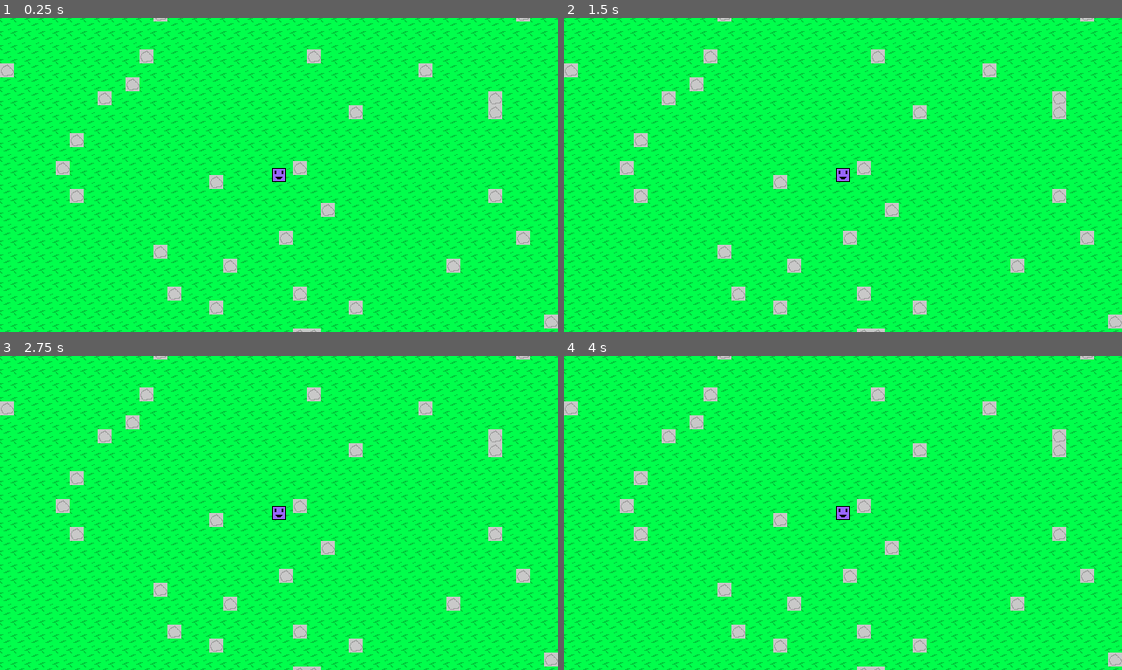
Above: before the commit, frames 1-4 (two rows, left to right).
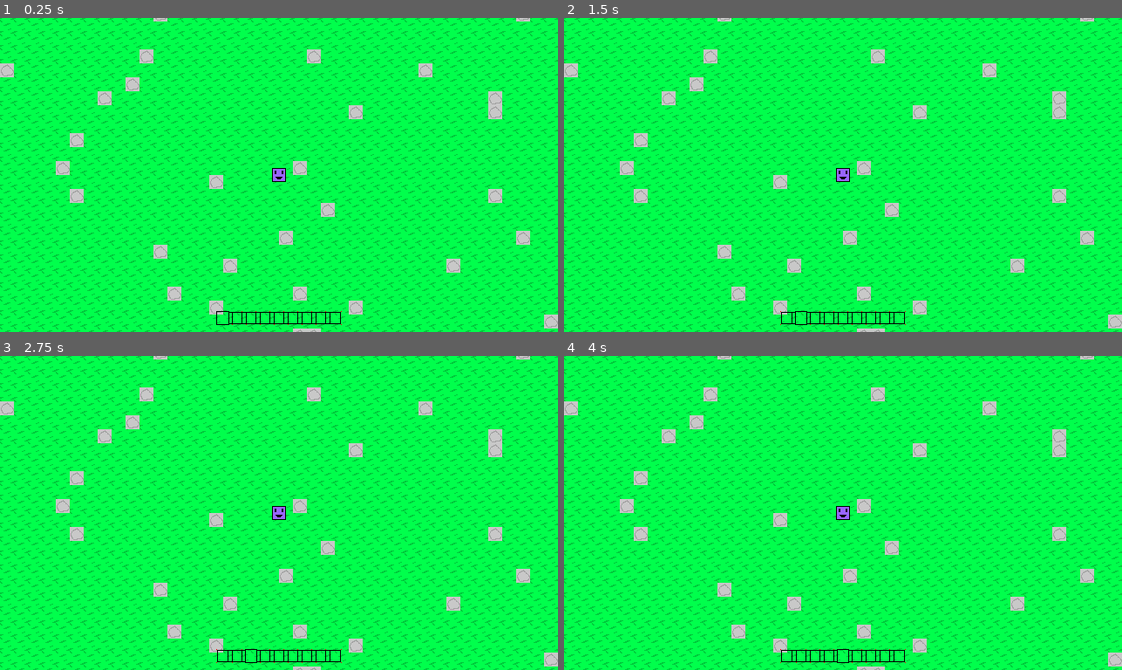
Above: after the commit, the same moments.

Repository: Pokebrouserkat/world
Game: Godot game, scene res://world.tscn
The game is run twice, just before and just after one commit, with the same random seed, the same clock (stepped at 60 frames per second) and the same inputs.
Inputs (mouse positions are in pixels of both pictures, inside the frame that each line leads up to):
- Up to frame 1 (0.25 s): no input
- Up to frame 2 (1.5 s): click (787, 319) at 0.52 s; click (798, 319) at 1.27 s
- Up to frame 3 (2.75 s): click (251, 657) at 2.02 s
- Up to frame 4 (4 s): click (831, 657) at 2.77 s; click (843, 657) at 3.52 s

The runs differ from the first frame. In frame 1, 0.2% of the frame differs, in the area x 38-62%, y 93-98%; in frame 2, 0.2%; in frame 3, 0.2%; in frame 4, 0.2%.

Commit message:
Add hotbar UI with slot selection
9-slot hotbar using leftbox/midbox/rightbox sprites with "on" variants
for selection. Select slots with keys 1-9, or cycle with -/+ keys.

🤖 Generated with [Claude Code](https://claude.com/claude-code)

Co-Authored-By: Claude <noreply@anthropic.com>

Diff:
--- /dev/null
+++ b/hotbar.gd
@@ -0,0 +1,75 @@
+extends HBoxContainer
+
+signal slot_selected(index: int)
+
+@export var slot_count: int = 9
+
+var selected_slot: int = 0
+var slots: Array[TextureButton] = []
+
+# Textures for slot states
+var left_off: Texture2D
+var left_on: Texture2D
+var mid_off: Texture2D
+var mid_on: Texture2D
+var right_off: Texture2D
+var right_on: Texture2D
+
+
+func _ready() -> void:
+	left_off = preload("res://leftbox.png")
+	left_on = preload("res://leftboxon.png")
+	mid_off = preload("res://midbox.png")
+	mid_on = preload("res://midboxon.png")
+	right_off = preload("res://rightbox.png")
+	right_on = preload("res://rightboxon.png")
+
+	_create_slots()
+	_update_slot_visuals()
+
+
+func _create_slots() -> void:
+	for i in range(slot_count):
+		var slot = TextureButton.new()
+		slot.texture_filter = CanvasItem.TEXTURE_FILTER_NEAREST
+		slot.stretch_mode = TextureButton.STRETCH_KEEP
+		slot.pressed.connect(_on_slot_pressed.bind(i))
+		add_child(slot)
+		slots.append(slot)
+
+
+func _input(event: InputEvent) -> void:
+	if event is InputEventKey and event.pressed:
+		var key = event.keycode
+		if key >= KEY_1 and key <= KEY_9:
+			var index = key - KEY_1
+			if index < slot_count:
+				select_slot(index)
+		elif key == KEY_MINUS or key == KEY_UNDERSCORE:
+			select_slot((selected_slot - 1 + slot_count) % slot_count)
+		elif key == KEY_EQUAL or key == KEY_PLUS:
+			select_slot((selected_slot + 1) % slot_count)
+
+
+func select_slot(index: int) -> void:
+	if index >= 0 and index < slot_count:
+		selected_slot = index
+		_update_slot_visuals()
+		slot_selected.emit(index)
+
+
+func _on_slot_pressed(index: int) -> void:
+	select_slot(index)
+
+
+func _update_slot_visuals() -> void:
+	for i in range(slots.size()):
+		var slot = slots[i]
+		var is_selected = (i == selected_slot)
+
+		if i == 0:
+			slot.texture_normal = left_on if is_selected else left_off
+		elif i == slot_count - 1:
+			slot.texture_normal = right_on if is_selected else right_off
+		else:
+			slot.texture_normal = mid_on if is_selected else mid_off
--- /dev/null
+++ b/hotbar.tscn
@@ -0,0 +1,18 @@
+[gd_scene load_steps=2 format=3 uid="uid://hotbar123"]
+
+[ext_resource type="Script" uid="uid://hotbarscript" path="res://hotbar.gd" id="1_hotbar"]
+
+[node name="Hotbar" type="HBoxContainer"]
+anchors_preset = 7
+anchor_left = 0.5
+anchor_top = 1.0
+anchor_right = 0.5
+anchor_bottom = 1.0
+offset_left = -72.0
+offset_top = -24.0
+offset_right = 72.0
+offset_bottom = -8.0
+grow_horizontal = 2
+grow_vertical = 0
+theme_override_constants/separation = 0
+script = ExtResource("1_hotbar")
--- a/world.tscn
+++ b/world.tscn
@@ -1,9 +1,10 @@
-[gd_scene load_steps=8 format=3 uid="uid://c6uff8f1xdojf"]
+[gd_scene load_steps=9 format=3 uid="uid://c6uff8f1xdojf"]
 
 [ext_resource type="Texture2D" uid="uid://huo76fjmjhqp" path="res://grass.png" id="1_f3sb7"]
 [ext_resource type="Script" uid="uid://b6hktgs6xgdqk" path="res://world.gd" id="2_world"]
 [ext_resource type="PackedScene" uid="uid://b8m74sik1k6mp" path="res://player.tscn" id="3_tlwt5"]
 [ext_resource type="Texture2D" uid="uid://7ces8w53o73e" path="res://rock.png" id="4_rock"]
+[ext_resource type="PackedScene" uid="uid://hotbar123" path="res://hotbar.tscn" id="5_hotbar"]
 
 [sub_resource type="TileSetAtlasSource" id="TileSetAtlasSource_fj7yv"]
 texture = ExtResource("1_f3sb7")
@@ -28,3 +29,7 @@
 script = ExtResource("2_world")
 
 [node name="Player" parent="." instance=ExtResource("3_tlwt5")]
+
+[node name="CanvasLayer" type="CanvasLayer" parent="."]
+
+[node name="Hotbar" parent="CanvasLayer" instance=ExtResource("5_hotbar")]
Not shown, added: hotbar.gd.uid
Binary file added: leftbox.png
Not shown, added: leftbox.png.import
Binary file added: leftboxon.png
Not shown, added: leftboxon.png.import
Binary file added: midbox.png
Not shown, added: midbox.png.import
Binary file added: midboxon.png
Not shown, added: midboxon.png.import
Not shown: 1 places in player.tscn that only renumber resources
Binary file added: rightbox.png
Not shown, added: rightbox.png.import
(and 2 more such lines)
